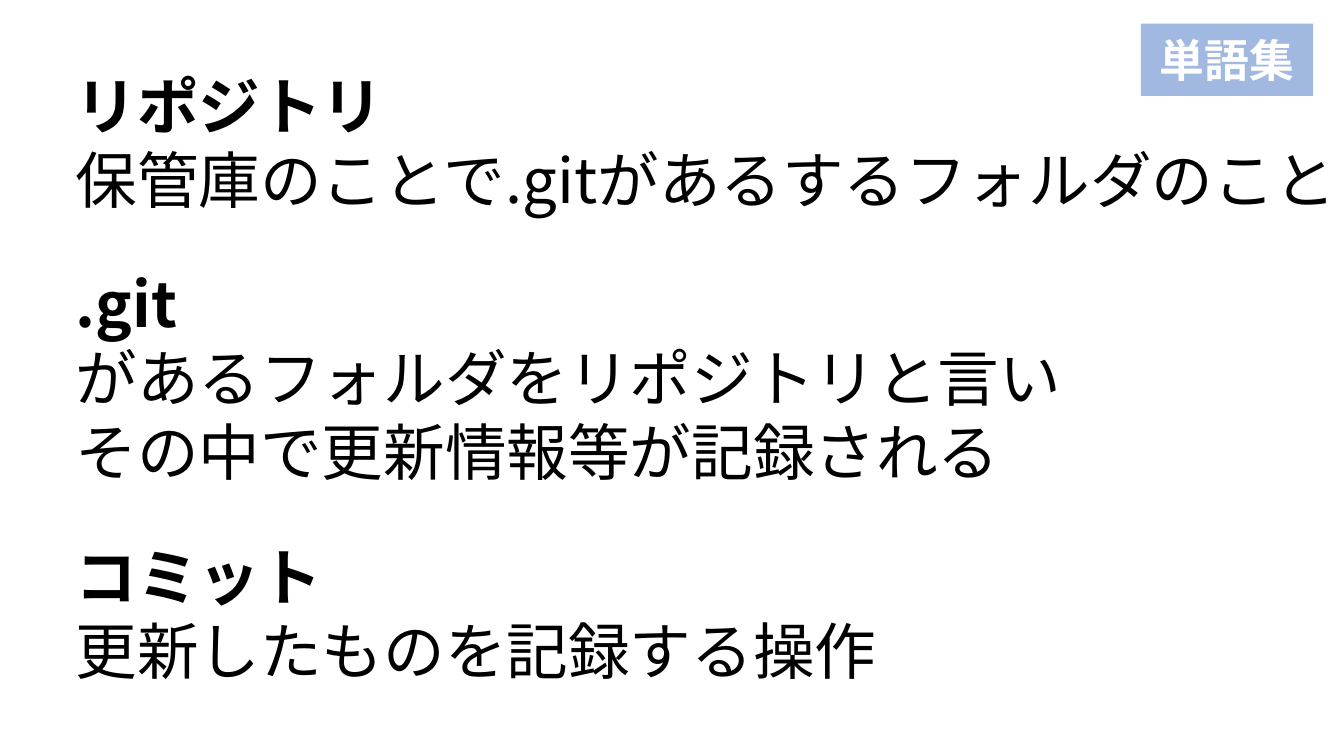
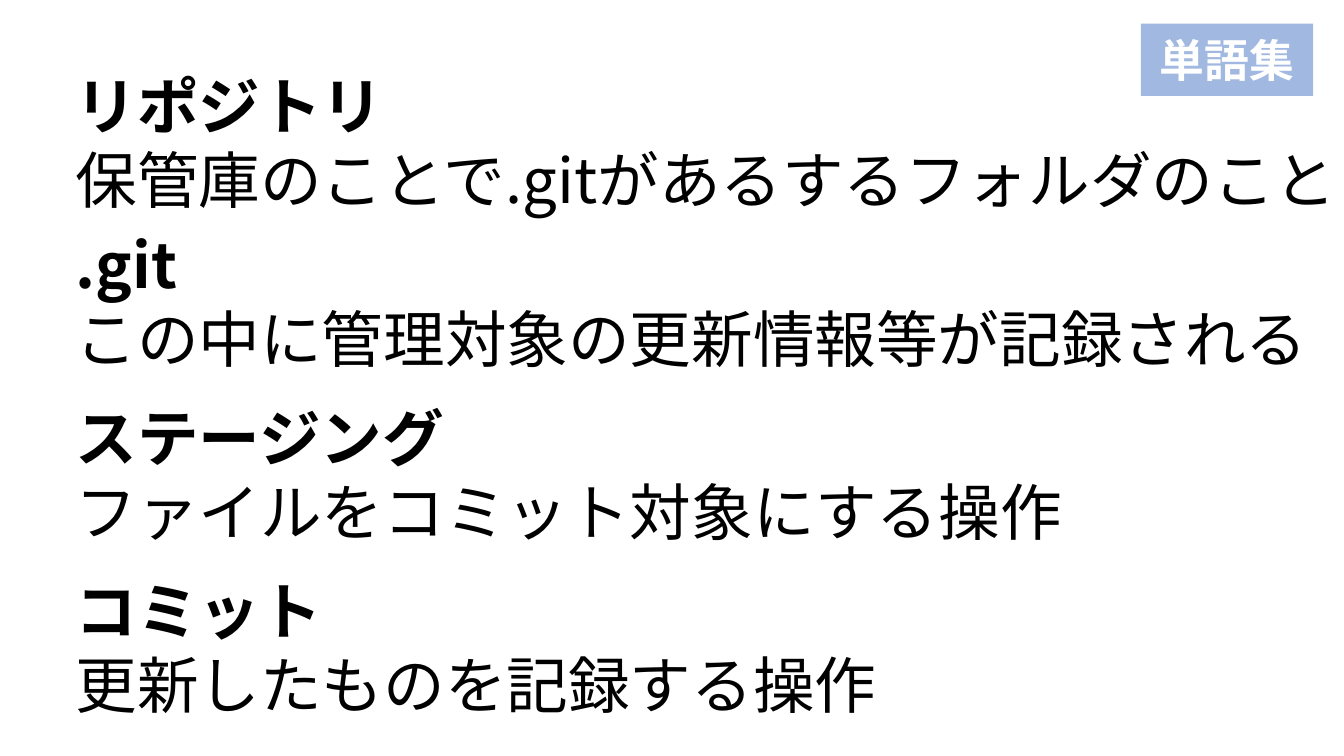
Before and after one commit to syalpon/master, a slide deck: slide 7 of git.pptx (slide 4 before the commit). Drawn at 1344x756 pixels with LibreOffice and Linux fonts; fonts in the diff are those of the drawing. Boxes give left, top, right and bottom in pixels: in the first picture for what was removed or moved away, otherwise in the second. Text is boxed around its words. In the diff, an @@ line names an element or a change of style, - is before the commit and + after.

Commit message:
更新

```diff
--- a/git.pptx
+++ b/git.pptx
@@ text ".git": place and size @@
-text ".git" at box(76, 277, 1061, 480)
+text ".git" at box(76, 238, 1308, 367)
@@ text at box(76, 299, 1308, 367): text changed @@
-があるフォルダをリポジトリと言い
-その中で更新情報等が記録される
+この中に管理対象の更新情報等が記録される
@@ text added at box(76, 408, 1062, 540), 44 pt, text #000000 @@
+ステージング
+ファイルをコミット対象にする操作
@@ text "コミット": place and size @@
-text "コミット" at box(76, 551, 877, 679)
+text "コミット" at box(76, 585, 877, 713)
```
Also in this commit, not shown: 3 other slides changed, 9 slides added, 2 slides removed.
